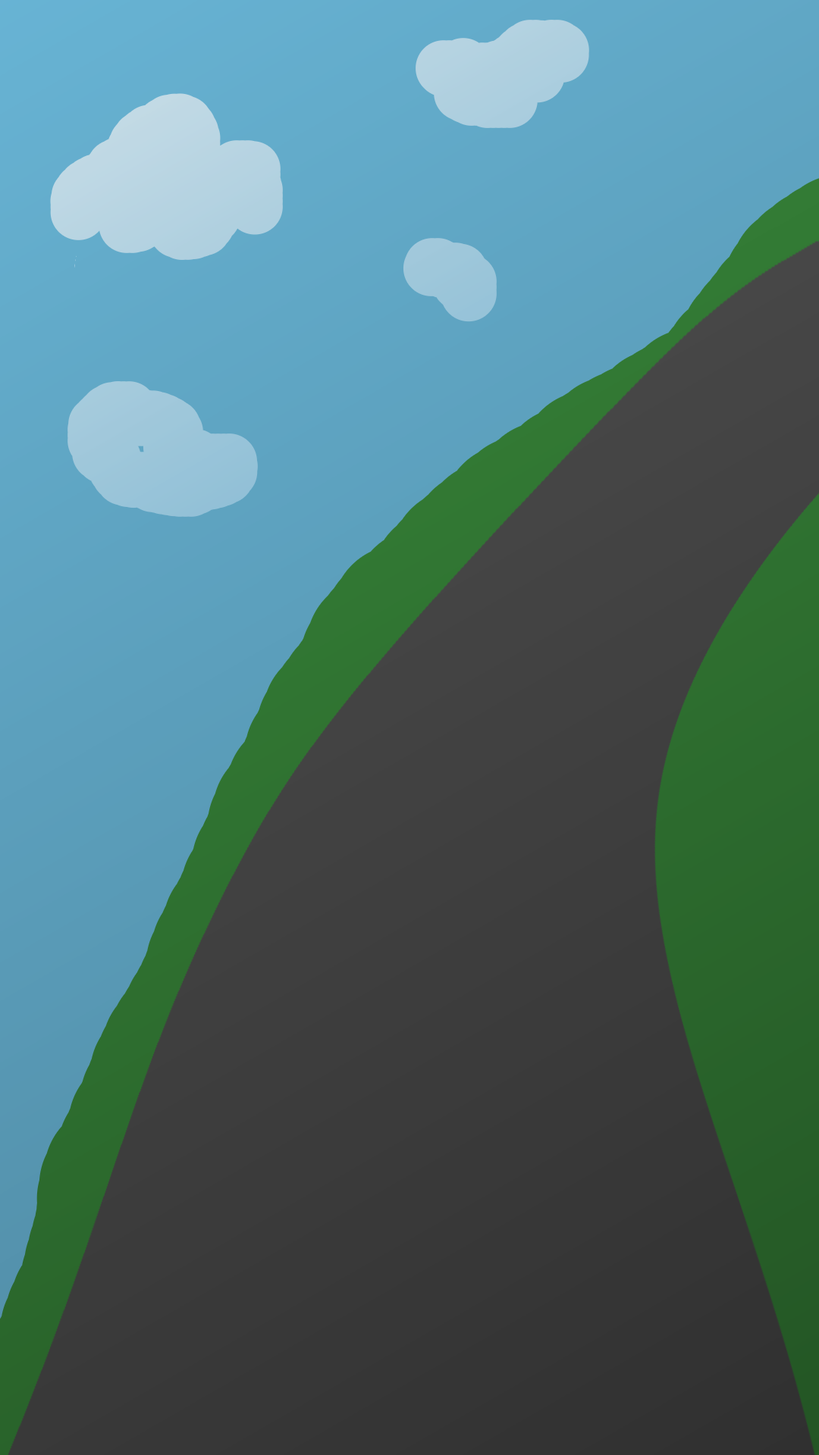
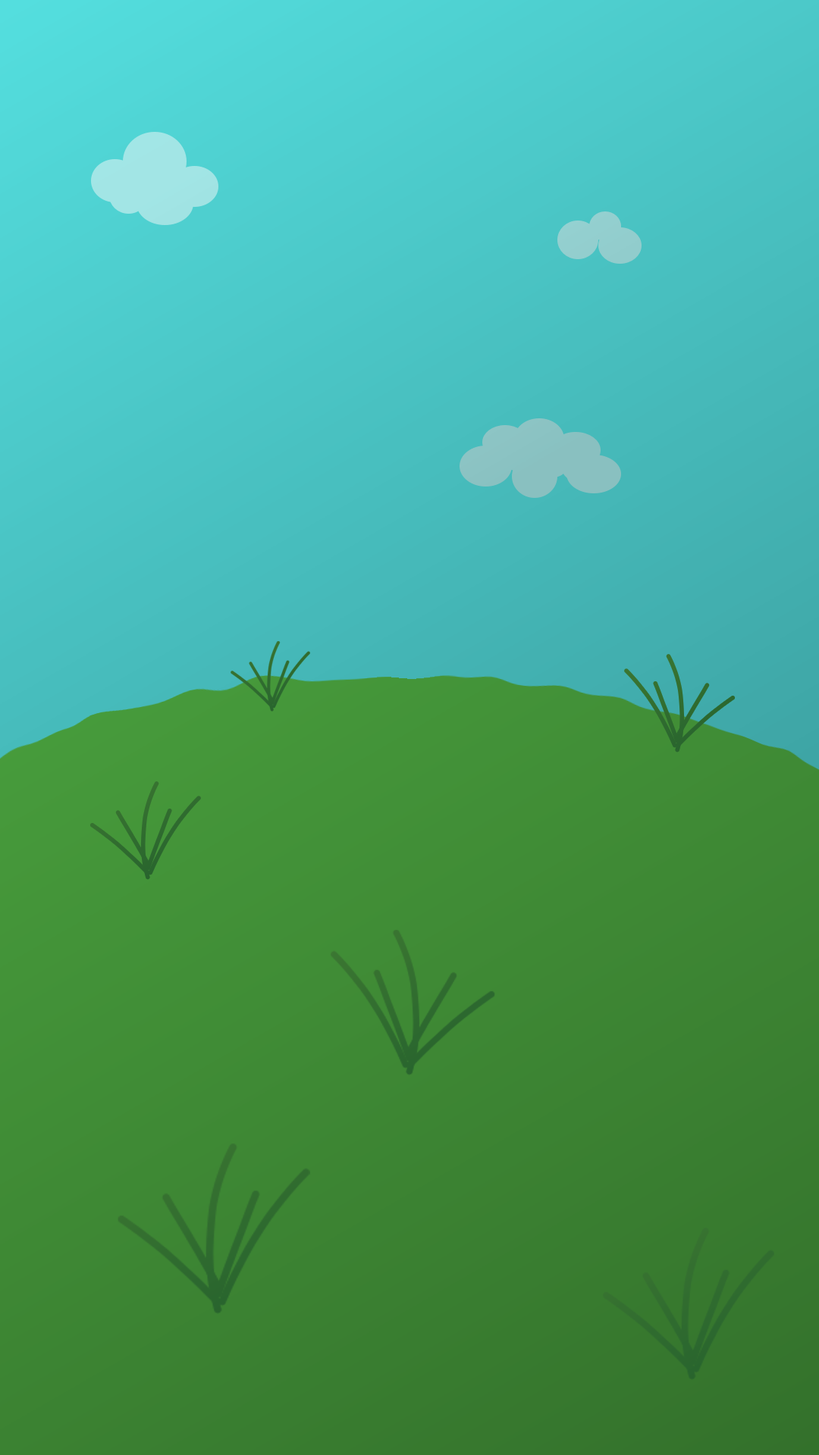
Comparing the layer stacks of the two w=819, h=1455 images. Changes:
"Paint Layer 1": opacity 100% → 80%, painted on it over box(0, 37, 819, 1455)
added layer "Paint Layer 5" (1st of 6) above "Paint Layer 5" over box(0, 0, 819, 1455)
added layer "Paint Layer 5" (2nd of 6) above "Paint Layer 5" over box(582, 1212, 777, 1407)
added layer "Paint Layer 5" (3rd of 6) above "Paint Layer 5" over box(97, 1115, 340, 1359)
added layer "Paint Layer 5" (4th of 6) above "Paint Layer 5" over box(301, 883, 496, 1078)
added layer "Paint Layer 5" (5th of 6) above "Paint Layer 5" over box(194, 630, 340, 728)
moved "Paint Layer 5" (6th of 6) above "Paint Layer 4", painted on it over box(48, 0, 777, 795)
moved "Paint Layer 4" above "Paint Layer 2", painted on it over box(0, 0, 819, 1455)
painted on "Paint Layer 2" over box(0, 0, 819, 1455)
